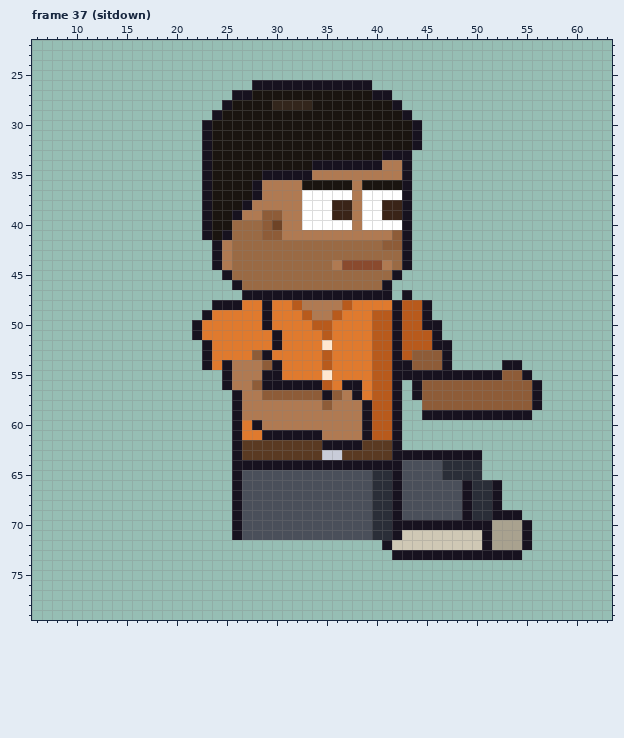
File history of a pixel-art file, sprites/expo/expo_vendo_right_anim.aseprite. Above: the version before the commit.
64x80 pixels, 129 frames. Shown: frame 37 (sitdown): x 6..63, y 22..79. The old version is drawn lined up with the new one. The commit also changed other frames, which this record leaves out.
The same view after the edit:
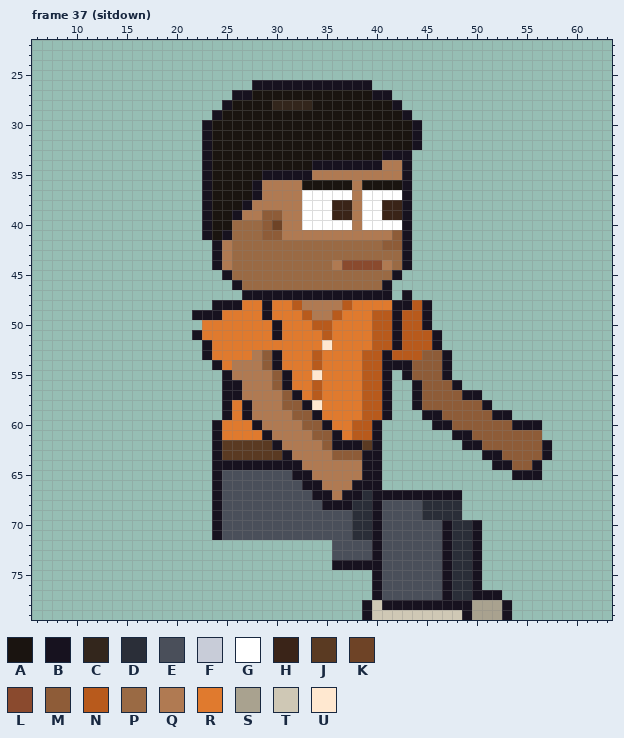
Palette (. is transparent): A #1a1410  B #17121f  C #33261c  D #2a2e38  E #4a4f5a  F #c8ccd8  G #ffffff  H #3a2418  J #5a3a22  K #6e4326  L #8a4a2e  M #8e5c38  N #b85a1c  P #9a6a44  Q #b07a52  R #e07a2e  S #a9a28f  T #cfc8b5  U #ffe8d0
Difference:
whole drawing moved by +2,-6 (the old picture is shown already moved)
Changed rows in their new state; - is an unchanged pixel.
Frame 37 (sitdown):
first column x 22:
48 ---------------------B--------------
49 B-B---------------------------------
50 .------RB---------------.-----------
52 --------R----------------.----------
53 ------QMB---NR---N-BN-N-------------
54 -.BR--------NR---N-B-----------..---
55 -------QMB--UR---N-B.-MMM-........--
56 ----B-QQM-RRNR-RRN-B.-----B........-
57 ---B---QQ-BRNRRRRN-B.------BB......-
58 ---BRB---MMBURRRRN-B.-B------B.....-
59 ---BRB----MMBRRRRN-B.----MMMMM--..--
60 --BRR------MMBRRNNB..---BBMMMMMMBBB-
61 --BRR---QQQQMMBRNNB..-----BBMMMMMMM-
62 --BJJ---BQQQQM----B..------BBMMMMMMB
63 --BJJ----BQQQQMMMBB..........BBMMMMB
64 --BB-------QQQQQQ--..........-BBMMB-
65 --BEE-----BBQQQQQBB..........---BBB-
66 --BEE------BBQQQBBB............-----
67 --BEE-------BBQBBDBB-BBBBBB....-----
68 --BEE--------BBBDDBEE--DDDD....-----
69 --BEE-----------DDBEE--DDDD......---
70 --BEE-----------DDBEEEEEE-DD-.....--
71 --BEE-----------DDBEEEEEEBDDB.....--
72 --------------EEEEBEEEEEEBDDB.....--
73 --------------EEEEBEEEEEE-DD-....---
74 --------------BBBBBEEEEEEBDDB-------
75 ------------------BEEEEEEBDDB-------
76 ------------------BEEEEEEBDDB-------
77 ------------------BEEEEEEBDDBBB-----
78 -----------------BTBBBBBBBBBSSSB----
79 -----------------BTTTTTTTTTBSSSB----
Where, in picture pixels (left, top, right, bottom), the same in both pictures:
changed: (192, 300, 552, 620)
